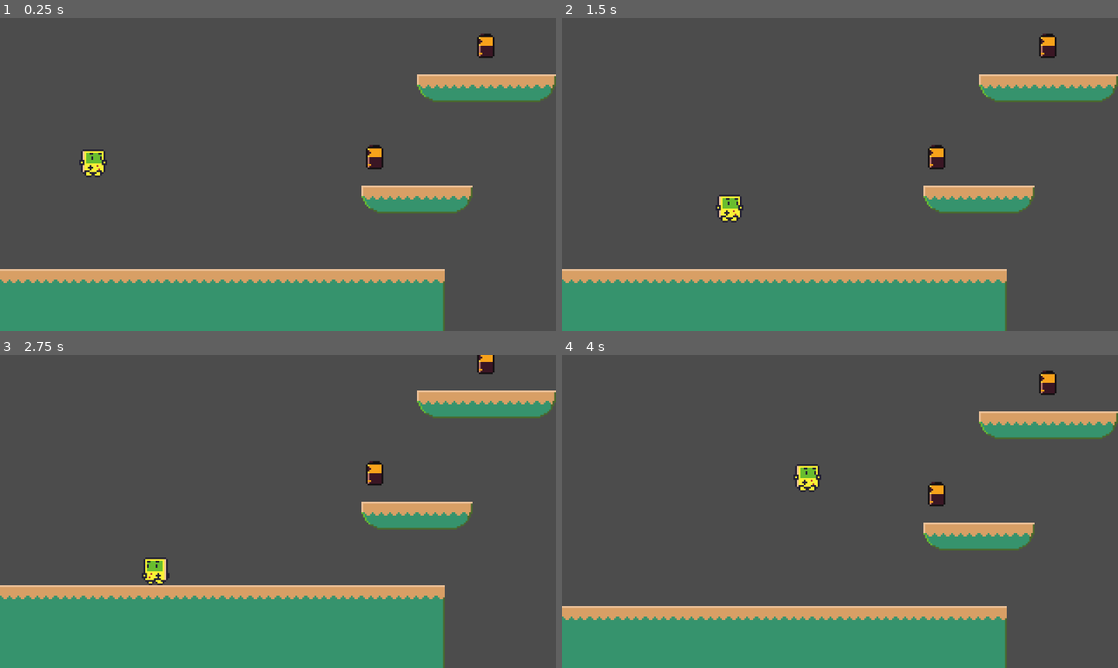
Above: before the commit, frames 1-4 (two rows, left to right).
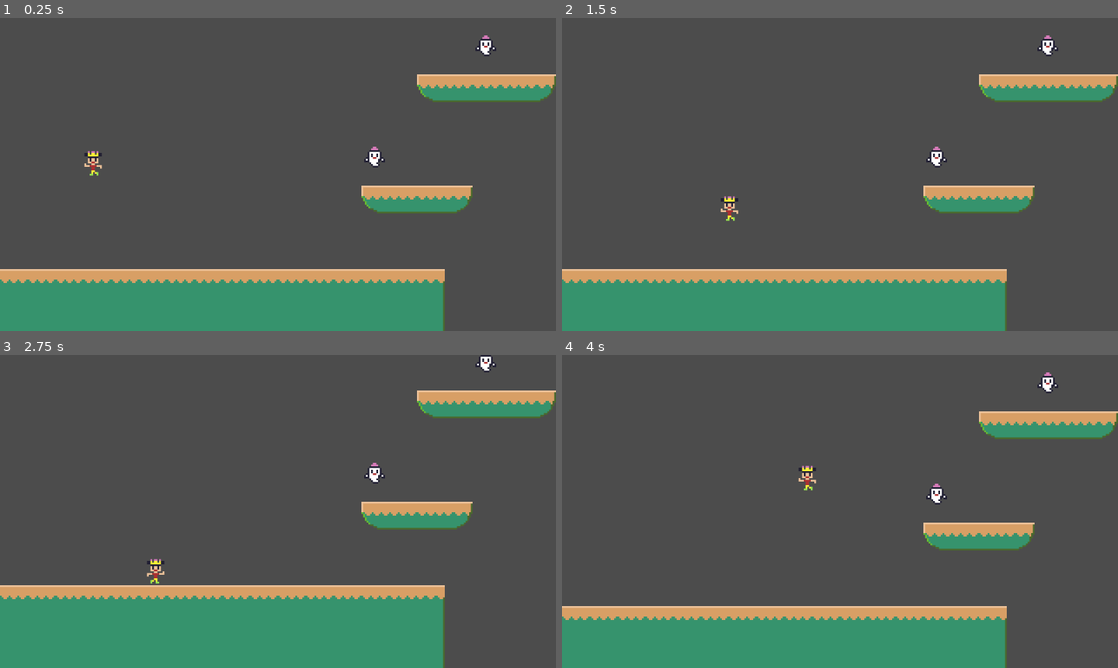
Above: after the commit, the same moments.

Repository: fuzhouch/colin-platformer-project
Game: Godot game, scene res://Level1.tscn
Two runs of this game, one before a commit and one after it. Both use one fixed random seed, a clock stepped at 60 frames per second and the inputs below. The project has no main scene, so this scene is started directly.
Inputs:
- Up to frame 1 (0.25 s): no input
- Up to frame 2 (1.5 s): hold Right (ui_right) from 0.53 s (still down); tap Up (ui_up) at 0.77 s
- Up to frame 3 (2.75 s): tap Up (ui_up) at 1.52 s; release Right (ui_right) at 2.03 s; hold Left (ui_left) from 2.03 s (still down)
- Up to frame 4 (4 s): release Left (ui_left) at 2.78 s; hold Right (ui_right) from 2.78 s (still down); tap Up (ui_up) at 3.02, 3.77 s

The runs differ from the first frame. In frame 1, 0.8% of the frame differs, in the area x 14-90%, y 4-51%; in frame 2, 0.8%; in frame 3, 0.8%; in frame 4, 0.8%.

Commit message:
[NEW] Change sprite to meet daughter's requirements.
It's for my daughter, right?

Diff:
--- a/Battery.tscn
+++ b/Battery.tscn
@@ -1,7 +1,8 @@
-[gd_scene load_steps=6 format=2]
+[gd_scene load_steps=7 format=2]
 
 [ext_resource path="res://battery_spriteframes.tres" type="SpriteFrames" id=1]
 [ext_resource path="res://Battery.gd" type="Script" id=2]
+[ext_resource path="res://tsetseg_spriteframes.tres" type="SpriteFrames" id=3]
 
 [sub_resource type="RectangleShape2D" id=1]
 extents = Vector2( 21, 21 )
@@ -16,6 +17,18 @@
 tracks/0/imported = false
 tracks/0/enabled = true
 tracks/0/keys = {
+"times": PoolRealArray( 0, 0.5, 0.7 ),
+"transitions": PoolRealArray( 1, 1, 1 ),
+"update": 0,
+"values": [ Vector2( 0, 0 ), Vector2( 0, -96 ), Vector2( 0, -64 ) ]
+}
+tracks/1/type = "value"
+tracks/1/path = NodePath("TsetsegSprite:position")
+tracks/1/interp = 1
+tracks/1/loop_wrap = true
+tracks/1/imported = false
+tracks/1/enabled = true
+tracks/1/keys = {
 "times": PoolRealArray( 0, 0.5, 0.7 ),
 "transitions": PoolRealArray( 1, 1, 1 ),
 "update": 0,
@@ -36,6 +49,18 @@
 "update": 0,
 "values": [ Vector2( 0, 0 ) ]
 }
+tracks/1/type = "value"
+tracks/1/path = NodePath("TsetsegSprite:position")
+tracks/1/interp = 1
+tracks/1/loop_wrap = true
+tracks/1/imported = false
+tracks/1/enabled = true
+tracks/1/keys = {
+"times": PoolRealArray( 0 ),
+"transitions": PoolRealArray( 1 ),
+"update": 0,
+"values": [ Vector2( 0, 0 ) ]
+}
 
 [node name="Battery" type="Area2D"]
 collision_layer = 8
@@ -44,14 +69,18 @@
 [node name="CollisionShape2D" type="CollisionShape2D" parent="."]
 shape = SubResource( 1 )
 
-[node name="AnimatedSprite" type="AnimatedSprite" parent="."]
-frames = ExtResource( 1 )
-animation = "spin"
-playing = true
-
 [node name="AnimationPlayer" type="AnimationPlayer" parent="."]
 anims/BatteryBounce = SubResource( 2 )
 anims/RESET = SubResource( 3 )
 
+[node name="AnimatedSprite" type="AnimatedSprite" parent="."]
+visible = false
+frames = ExtResource( 1 )
+animation = "spin"
+
+[node name="TsetsegSprite" type="AnimatedSprite" parent="."]
+frames = ExtResource( 3 )
+animation = "spin"
+
 [connection signal="body_entered" from="." to="." method="_on_Battery_body_entered"]
 [connection signal="animation_finished" from="AnimationPlayer" to="." method="_on_AnimationPlayer_animation_finished"]
--- a/Steve.gd
+++ b/Steve.gd
@@ -3,6 +3,9 @@
 var in_double_jump = false
 var velocity = Vector2(0, 0)
 var coin = 0
+
+var use_tsetseg = true
+var current_sprite
 
 # The constants here needs to be tuned, computing
 # with size of screen and floors.
@@ -11,17 +14,27 @@
 const JUMPFORCE = -500
 const DOUBLE_JUMP_FORCE = -300
 
+func _ready():
+	if use_tsetseg:
+		current_sprite = $Tsetseg
+		$Sprite.visible = false
+		$Tsetseg.visible = true
+	else:
+		current_sprite = $Sprite
+		$Sprite.visible = true
+		$Tsetseg.visible = false
+
 func _physics_process(_delta):
 	if Input.is_action_pressed("ui_right"):
 		velocity.x = SPEED
-		$Sprite.play("walk")
-		$Sprite.flip_h = false
+		current_sprite.play("walk")
+		current_sprite.flip_h = false
 	elif Input.is_action_pressed("ui_left"):
 		velocity.x = -SPEED
-		$Sprite.play("walk")
-		$Sprite.flip_h = true
+		current_sprite.play("walk")
+		current_sprite.flip_h = true
 	else:
-		$Sprite.play("idle")
+		current_sprite.play("idle")
 
 	# Simply adding velocity is incorrect. It should
 	# be reset to 0 on collision (Tsetseg falls on floor)
@@ -54,7 +67,7 @@
 	# the last .play() calls decides the animation we finally
 	# play in this frame.
 	if not is_on_floor():
-		$Sprite.play("jump")
+		current_sprite.play("jump")
 
 	# "Slide" means - character keeps moving with same speed
 	# when starts moving, it does not stop if we have no more
--- a/Steve.tscn
+++ b/Steve.tscn
@@ -1,11 +1,40 @@
-[gd_scene load_steps=4 format=2]
+[gd_scene load_steps=6 format=2]
 
 [ext_resource path="res://steve_spriteframes.tres" type="SpriteFrames" id=1]
 [ext_resource path="res://Steve.gd" type="Script" id=2]
+[ext_resource path="res://assets/tsetseg2-0001.png" type="Texture" id=3]
 
 [sub_resource type="CapsuleShape2D" id=1]
 radius = 26.0
 height = 14.0
+
+[sub_resource type="SpriteFrames" id=2]
+animations = [ {
+"frames": [ ExtResource( 3 ) ],
+"loop": true,
+"name": "climb",
+"speed": 5.0
+}, {
+"frames": [ ExtResource( 3 ) ],
+"loop": true,
+"name": "hit",
+"speed": 5.0
+}, {
+"frames": [ ExtResource( 3 ) ],
+"loop": true,
+"name": "idle",
+"speed": 5.0
+}, {
+"frames": [ ExtResource( 3 ) ],
+"loop": true,
+"name": "jump",
+"speed": 5.0
+}, {
+"frames": [ ExtResource( 3 ) ],
+"loop": true,
+"name": "walk",
+"speed": 5.0
+} ]
 
 [node name="Steve" type="KinematicBody2D"]
 collision_mask = 62
@@ -14,10 +43,14 @@
 "_edit_group_": true
 }
 
+[node name="CollisionShape2D" type="CollisionShape2D" parent="."]
+position = Vector2( 0, -2 )
+shape = SubResource( 1 )
+
 [node name="Sprite" type="AnimatedSprite" parent="."]
 frames = ExtResource( 1 )
 animation = "idle"
 
-[node name="CollisionShape2D" type="CollisionShape2D" parent="."]
-position = Vector2( 0, -2 )
-shape = SubResource( 1 )
+[node name="Tsetseg" type="AnimatedSprite" parent="."]
+frames = SubResource( 2 )
+animation = "walk"
--- /dev/null
+++ b/tsetseg_spriteframes.tres
@@ -0,0 +1,11 @@
+[gd_resource type="SpriteFrames" load_steps=2 format=2]
+
+[ext_resource path="res://assets/ghost-0001.png" type="Texture" id=1]
+
+[resource]
+animations = [ {
+"frames": [ ExtResource( 1 ) ],
+"loop": true,
+"name": "spin",
+"speed": 5.0
+} ]
Binary file added: assets/baba-0001.png
Not shown, changed: assets/baba-0001.png.import
Binary file added: assets/ghost-0001.png
Not shown, changed: assets/ghost-0001.png.import
Binary file removed: assets/radio-16x16-x2.png
Binary file removed: assets/radio-16x16-x4.png
Binary file removed: assets/radio-16x16.png
Binary file added: assets/tsetseg2-0001.png
Not shown, changed: assets/tsetseg2-0001.png.import
